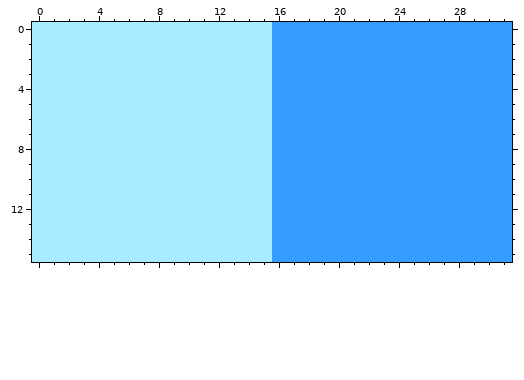
One commit to this pixel-art sprite: res/world/tileset.png. This is how it looked before the edit.
The file is 32x16 pixels. Colours within 5 levels of each other are drawn and written as one.
New version:
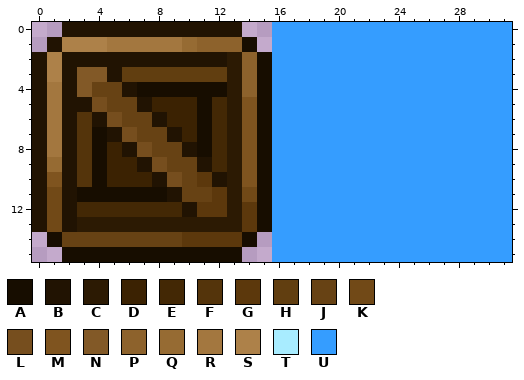
Palette (. is transparent): A #170d00  B #211302  C #2c1a03  D #3b2202  E #432805  F #54340b  G #5c380c  H #613e10  J #674214  K #714917  L #764e1e  M #7f541f  N #825927  P #8d622c  Q #966b33  R #a3773f  S #ad8149  T #a8ecff  U #359dff
Edits made:
@@ x 0..17 @@
- 0 TTTTTTTTTTTTTTTTUU
- 1 TTTTTTTTTTTTTTTTUU
- 2 TTTTTTTTTTTTTTTTUU
- 3 TTTTTTTTTTTTTTTTUU
- 4 TTTTTTTTTTTTTTTTUU
- 5 TTTTTTTTTTTTTTTTUU
- 6 TTTTTTTTTTTTTTTTUU
- 7 TTTTTTTTTTTTTTTTUU
- 8 TTTTTTTTTTTTTTTTUU
- 9 TTTTTTTTTTTTTTTTUU
-10 TTTTTTTTTTTTTTTTUU
-11 TTTTTTTTTTTTTTTTUU
-12 TTTTTTTTTTTTTTTTUU
-13 TTTTTTTTTTTTTTTTUU
-14 TTTTTTTTTTTTTTTTUU
-15 TTTTTTTTTTTTTTTTUU
+ 0 ..BBBBBBBBBBBB..UU
+ 1 .BSSSRRRRRQPPPA.UU
+ 2 BSBBBBBBBBBBBCPAUU
+ 3 BSBNNBHHHHHHHCPAUU
+ 4 BRBNJJBAAAAAACPAUU
+ 5 BRBBLJJBDDDAECMAUU
+ 6 BRBFBLJJBDDAECMAUU
+ 7 BRBFABLJJBDAECMAUU
+ 8 BRBFADBLJJBAECMAUU
+ 9 BQBFADDBLJJBECMAUU
+10 BMBFADDDBLJGBCMAUU
+11 BKBAAAAAABJJGCKAUU
+12 BKBEEEEEEEBGGCGAUU
+13 BKBCCCCCCCCCCCGAUU
+14 .AJJJJJJJJGGGGA.UU
+15 ..AAAAAAAAAAAA..UU
